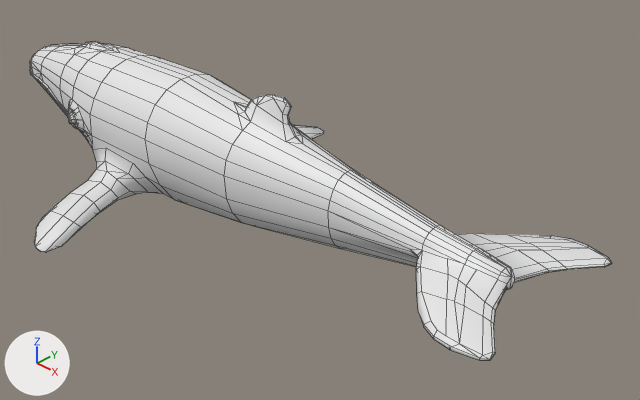
Two versions of the Blender file assets/humpback.blend, one commit apart.
The view is the same before and after, from a camera (50 mm lens) standing at (9.43, -7.24, 5.08) and looking at (1.78, 0.64, -0.95). The axes (+X, +Y, +Z) are drawn at lower left. The lights are the same throughout. Mesh edges are drawn as thin lines.

Before the edit, the objects in view are built like this:
```python
me_cylinder = bpy.data.meshes.new('Cylinder')
me_cylinder.from_pydata(...)  # 824 vertices, 856 faces; spans x -3.4..7.07, y -2.69..2.69, z -1.19..1.04
me_cylinder.polygons.foreach_set('use_smooth', [True] * 856)
ob_cylinder = bpy.data.objects.new('Cylinder', me_cylinder)
ob_cylinder.location = (-1.2, 0.0, -0.26)
_m = ob_cylinder.modifiers.new('EdgeSplit', 'EDGE_SPLIT')
_m.split_angle = 0.522
_m.use_edge_angle = False
```
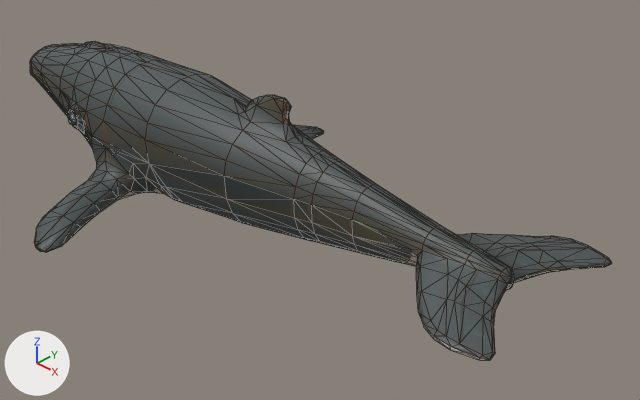
What differs and where, as boxes [x1, y1, x2, y2] in the pictures (640 x 400 px; the box of a moved part takes in the faces that stretch with it):
part 1 of me_cylinder, built on: before [224, 122, 443, 267]; after [224, 127, 443, 267]
part 2 of me_cylinder, moved or reshaped: before [73, 47, 208, 163]; after [74, 47, 208, 163]
part 3 of me_cylinder, built on: before [182, 74, 249, 114]; after [150, 74, 249, 223]
part 4 of me_cylinder, recoloured (white to grey): [30, 41, 612, 359] in both

The edits, one by one:
Picture 'humpback-texture-layout.png' (img_humpback_texture_layout_png) is new.
Material 'HUMPBACK_material' (mat_humpback_material) is new.
Its texture is img_humpback_texture_layout_png.
me_cylinder is used by ob_cylinder; location (-1.2, 0.0, -0.26).
me_cylinder had 824 vertices, 856 faces and spanned x -3.4..7.07, y -2.69..2.69, z -1.19..1.04.
me_cylinder now has 885 vertices, 1761 faces and spans x -3.4..7.07, y -2.69..2.69, z -1.19..1.04.
me_cylinder part 1: 20 vertices removed from x 4.08, y -0.34..0.34, z -0.71..0.38; 60 vertices added at x 3.57..4.45, y -0.45..0.45, z -0.8..0.46.
me_cylinder part 2: 11 vertices removed from x -0.33, y -0.86..0.86, z 0.09..0.76; 22 vertices added at x -0.5..0.0, y -0.85..0.85, z 0.09..0.77.
me_cylinder part 3: 1 vertex removed from x 1.96, y 0.0, z 0.7; 11 vertices added at x 1.18..2.25, y -0.68..0.68, z -1.08..0.76.
me_cylinder part 4: 187 faces spanning x -3.37..7.07, y -2.69..2.69, z -1.08..1.04 switch from no material to mat_humpback_material (picture img_humpback_texture_layout_png).
